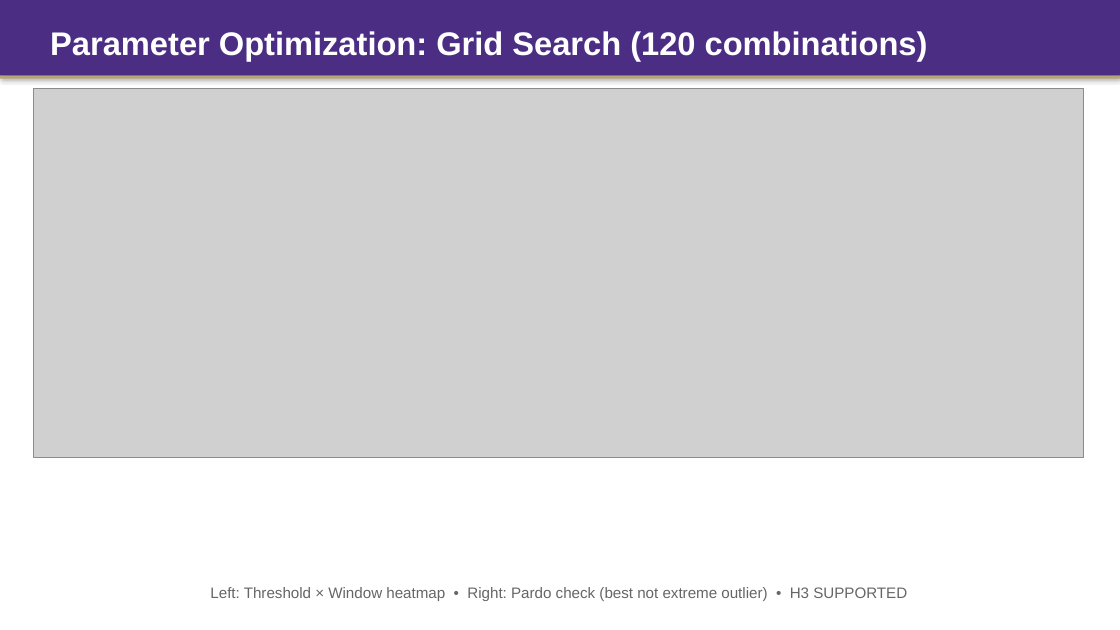
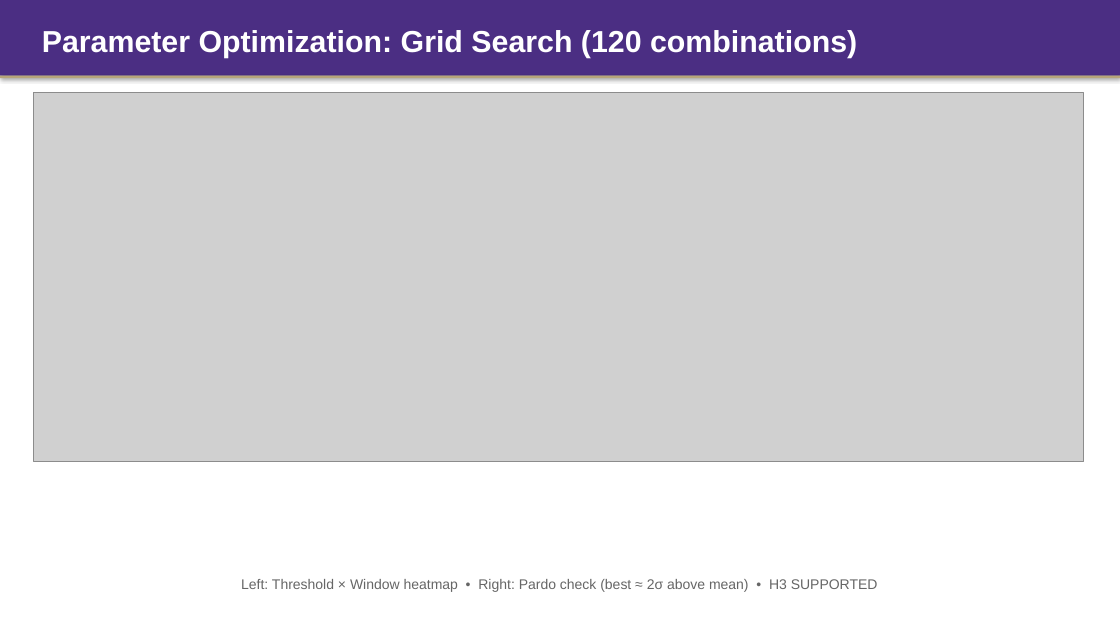
Before and after one commit to Tyche1107/Strategy-project, a slide deck: slide 9 of CFRM522_Presentation.pptx. Drawn at 1120x630 pixels with LibreOffice and Linux fonts; fonts in the diff are those of the drawing; grey boxes stand for pictures. Boxes give left, top, right and bottom in pixels: in the first picture for what was removed or moved away, otherwise in the second. Text is boxed around its words. In the diff, an @@ line names an element or a change of style, - is before the commit and + after.

```diff
--- a/CFRM522_Presentation.pptx
+++ b/CFRM522_Presentation.pptx
@@ text "Parameter Optimization: Grid Search (120 ...": place and size @@
-text "Parameter Optimization: Grid Search (120 ..." at box(50, 31, 928, 61)
+text "Parameter Optimization: Grid Search (120 ..." at box(42, 30, 857, 58)
@@ text "Parameter Optimization: Grid Search (120 ..." at box(42, 30, 857, 58): size 28 to 26 pt @@
@@ picture: place and size @@
-picture at box(34, 88, 1084, 458)
+picture at box(34, 92, 1084, 462)
@@ text at box(241, 579, 878, 592): text changed; size 13 to 12 pt @@
-Left: Threshold × Window heatmap • Right: Pardo check (best not extreme outlier) • H3 SUPPORTED
+Left: Threshold × Window heatmap • Right: Pardo check (best ≈ 2σ above mean) • H3 SUPPORTED
```
Also in this commit, not shown: 14 other slides changed, 2 other files.
